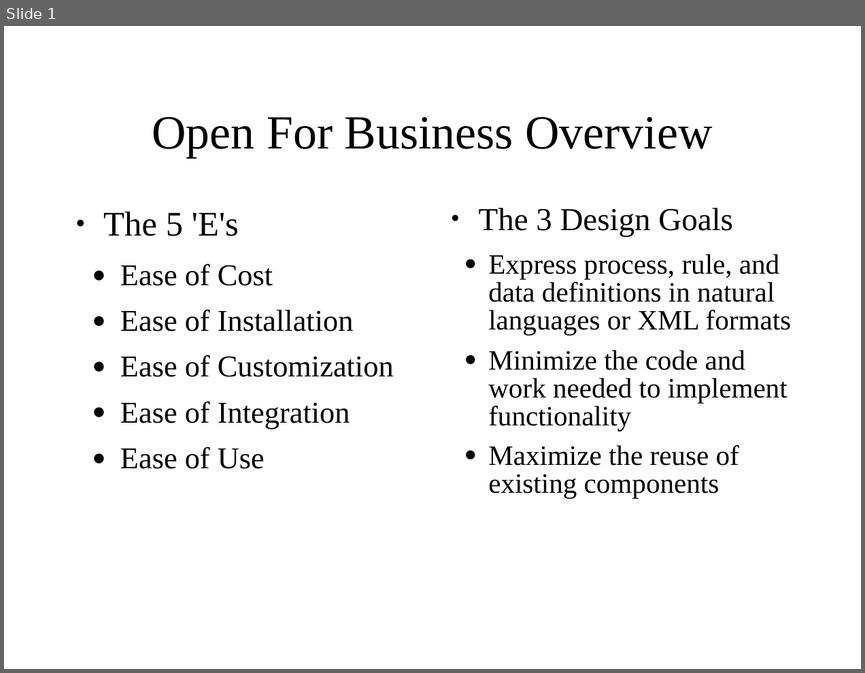
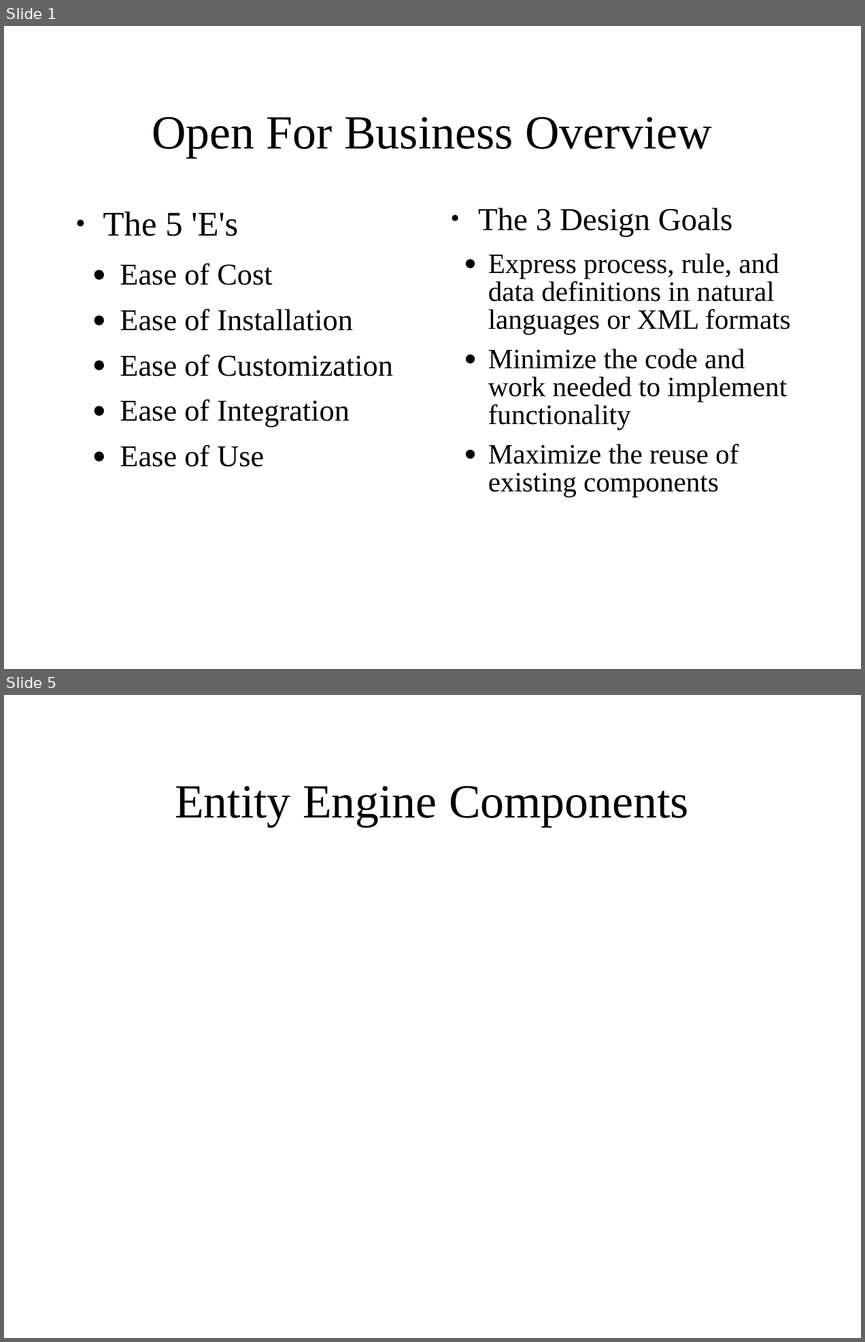
Before and after one commit to delan/OFBiz, a slide deck: website/ofbiz-overview.ppt. Shown one above the other, each under a label of ours: slide 1 before the commit, slides 1 and 5 after it; the slides between them are not shown. The pictures are 865x673 and 865x1342 pixels, drawn with LibreOffice and Linux fonts; fonts in the diff are those of the drawing. Boxes give left, top, right and bottom in pixels: in the first picture for what was removed or moved away, otherwise in the second. Text is boxed around its words. In the diff, an @@ line names an element or a change of style, - is before the commit and + after.

Commit message:
Updated presentation, added Star Office Impress formatted file

```diff
--- a/website/ofbiz-overview.ppt
+++ b/website/ofbiz-overview.ppt
@@ slide 5 added at [4,695,861,1338], background #FFFFFF @@
@@ title added at [175,785,689,826], 44 pt, text #000000 @@
+Entity Engine Components
@@ slide 1 changed as well @@
@@ text "The 5 'E's" at [103,211,393,467]: indent changed @@
@@ text "The 3 Design Goals" at [478,208,791,497]: indent changed @@
```
Also in this commit, not shown: 1 other slide changed, 3 other slides added, 1 other file.
